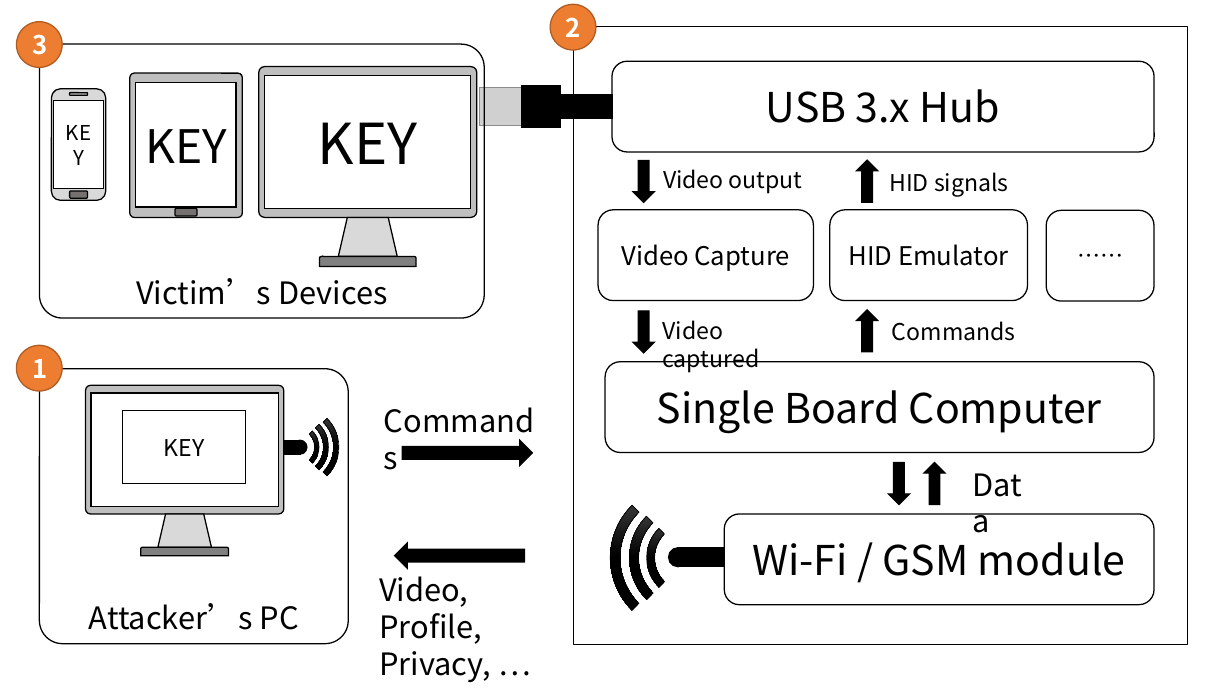
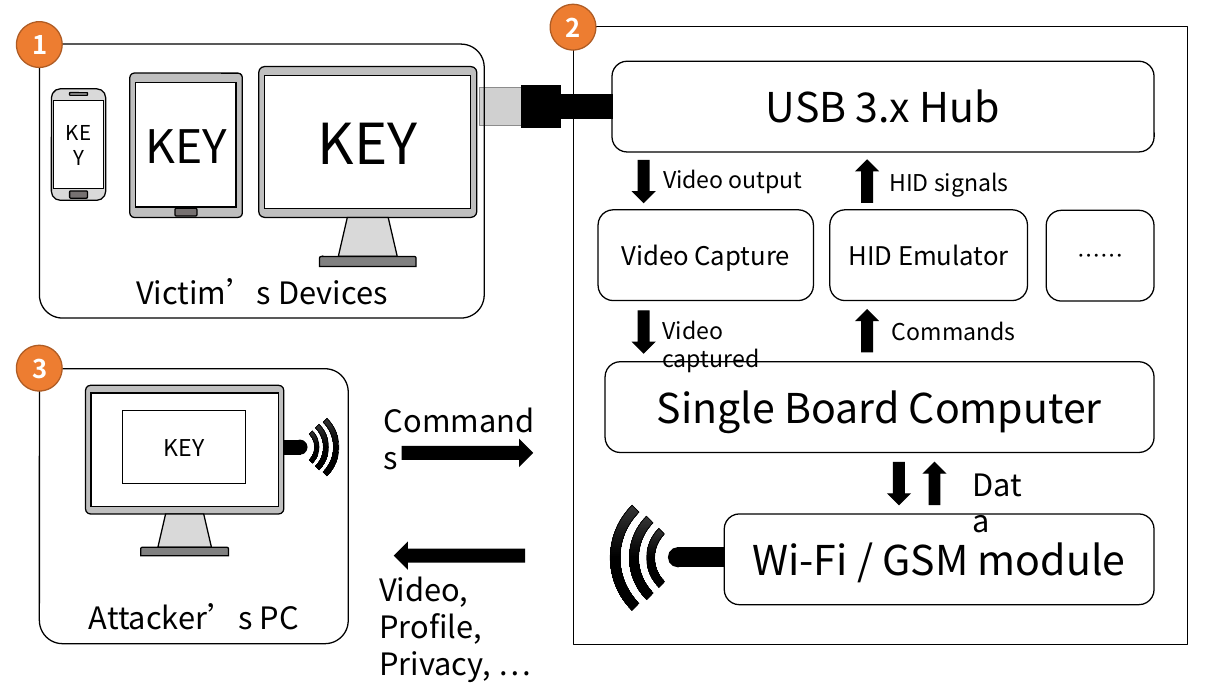
Before and after one commit to jwnhy/WOOT-BadUSB-C, a slide deck: slide 1 of WOOT/Figs/attack model/attack model.pptx. Drawn at 1232x693 pixels with LibreOffice and Linux fonts; fonts in the diff are those of the drawing; grey boxes stand for pictures. Boxes give left, top, right and bottom in pixels: in the first picture for what was removed or moved away, otherwise in the second. Text is boxed around its words. In the diff, an @@ line names an element or a change of style, - is before the commit and + after.

```diff
--- a/WOOT/Figs/attack model/attack model.pptx
+++ b/WOOT/Figs/attack model/attack model.pptx
@@ text in ellipse at [32,35,47,54]: text changed @@
-3
+1
@@ text in ellipse at [32,358,47,379]: text changed @@
-1
+3
```
Also in this commit, not shown: 1 other file.
